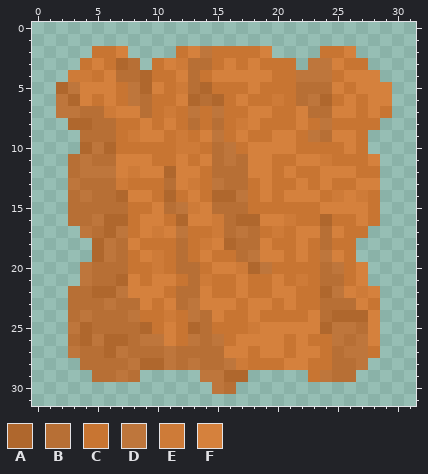
Pixel-art sprite, stored at Game/resources/items/resources/leather.png. The picture above is the old version.
The file is 32x32 pixels. Colours within 5 levels of each other are drawn and written as one.
Palette (. is transparent): A #af672d  B #b76f35  C #c87532  D #be763c  E #ce7b38  F #d5813d
Pixels before, first column x 2:
 2 ...CCF....CFDCCCCF....CCF...
 3 ..CFCAB.CFEBBCFCFCCC.DDFCC..
 4 .EECFBBACCFBCFFFFFCCDDDCFFF.
 5 ADFFFCDAFCEBACCCFCCCBBBFCFFF
 6 DAFCFCDBCCFABACFCCECBDACFCFF
 7 DDBBEFFBCECDCDCCFFCCFBBFFCFC
 8 .AABBCCFCFCBCBCEFCCCFCDCCCC.
 9 ..BBBCEFFCECFDCFCCFFCDBFFC..
10 ..ADACCCCCEECBDCFFFFCCCCFC..
11 .BDBBFFFCCFCFBDBFFCCFFECCCF.
12 .BDDDFEFFAFFCBBBFFCFCCFFFCC.
13 .DBBBECCCBFECDBBCFCCFCFCCFF.
14 .BDBBAFFCACFCAADCFCFFFCEFEC.
15 .BBBBBCCFBDEFBBBCCCCCCFFFFC.
16 .BBDAACFFCAFFEBAAFFECCACCFC.
17 ..DBADCFEFDCCEBDBCECFFBFCC..
18 ...ADBFCCCBCEFABBFCCFCBCC...
19 ...ADBCFECBCFCCBDFFCFCDFC...
20 ..DBBBCCECBBCFFEADCCCCBDCF..
21 ..DBBAFCFFCBECCFCCFCECBBCF..
22 .BBAADFFFCBBFCCFCCFFCCADFEF.
23 .BBBDBBFCFBDFFFCFFCFCCBBBFC.
24 .BDBBBDCCECDBFCCFCCCCFBAAAF.
25 .DABBBBACFCABCCCEFFFFFADDBF.
26 .BADAABDDFCDBDCFFFFCFCCDBDF.
27 .DBBADBBBDBBBBFFCFFCFFCBDDC.
28 ..BBBBDAADBDBBDECCCFFCCBBD..
29 ...BBDB.....DDAA.....CDBB...
30 .............DB.............
Once edited:
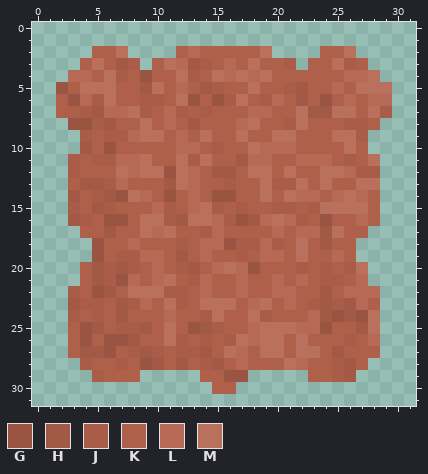
Colours new in this view: G #9a5442  H #a25946  J #a95d49  K #af604b  L #b66954  M #b9705d
Change:
Changed rows in their new state; - is an unchanged pixel.
first column x 2:
 2 ---KKM----KLKKKKKM----KKM---
 3 --KMKHJ-KMLHJKLKMKKJ-KKMJK--
 4 -LLKMJKGKKMJKMLMLMKKKKKKLLM-
 5 GKMMMKKHMKLKHJKKMKKJHKKLKMMM
 6 KGLJMKKJJKMGKGJMKJLKHKGKLKLL
 7 KKJHLLMJKLJKJKKKLLKKMHHMMKMJ
 8 -GGJHKKMKLKHKKKLMKKJMKKKJJK-
 9 --JKJJLMMKLKMKKMKKMMKKKMMJ--
10 --HKGKKKKKLLKJKKMLLLKKKKMK--
11 -JKJJLLMKKMJMKKHLLKKLLLKJKM-
12 -JKKKMLMMGMLKHHKMMKMKKMMLJJ-
13 -KHHJLKKKHMLKKJKKMJJMKMKKMM-
14 -HKJHGMLKGKLKGGKKMKMLLKLMLK-
15 -JKHJKKKLJKLMJKJKKJJKJMMMMK-
16 -HJKGGKMMJHMMLJGHLMLJKGKKLK-
17 --KKHKKMLMKKJLKKKKLKLLHMKK--
18 ---GKKLKKKJKLLGJJLJKMKHKK---
19 ---GKJJLLKHKLKKJKLLKMKKLK---
20 --KHJHJKLKJHKLMLGKKKJKJKJM--
21 --KHJGLKLMKJLKKLKKLKLKJJKL--
22 -JKGHKMMMJJKLKKLKKLLKKHKLLL-
23 -HJJKHJLKMJKMMMKLMKLKJHJHLK-
24 -JKJKHKKKLKKJMKKMJKKKLHGHGM-
25 -KGHKJJHKMKGHJKKLMMMLLGKKHM-
26 -KGKGGHKKMJKJKJMLMMKMKKKJKL-
27 -KHHGKJHJKJJHKMLKMMKMMKHKKK-
28 --JKKJKGHKHKJHKLKKKMLKKJHK--
29 ---JKKK-----KKGG-----KKJH---
30 -------------KK-------------
Boxes around the changes in both pictures, in picture pixels (x1, y1, x2, y2):
changed: (56, 46, 392, 394)
